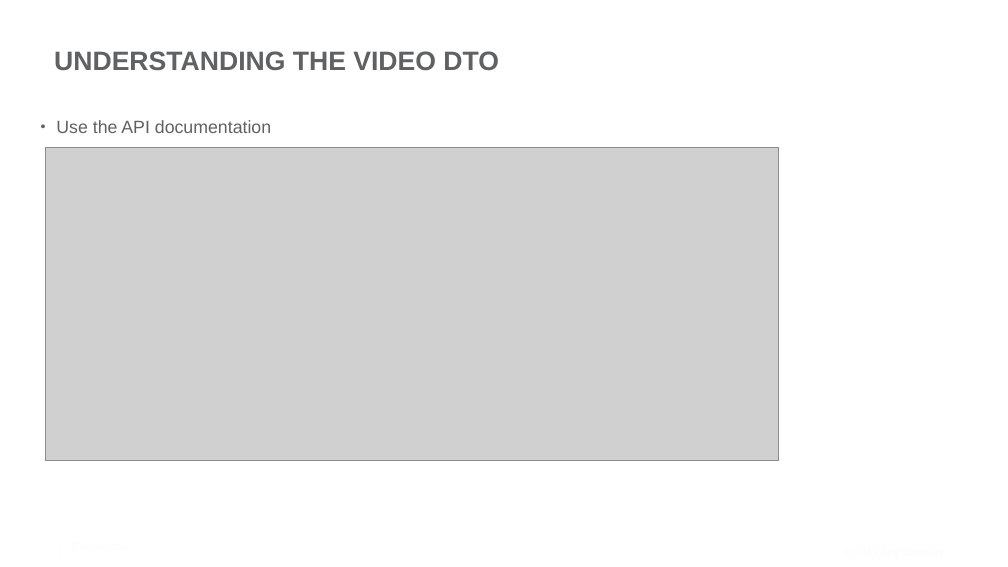
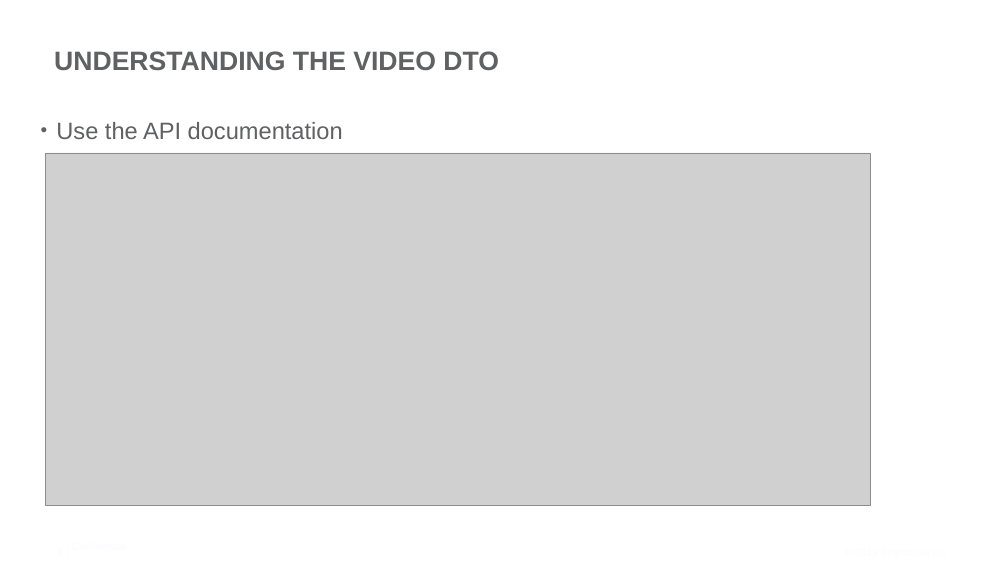
Before and after one commit to BrightcoveLearning/VideoCloudSmartPlayerAPI, a slide deck: slide 3 of VideoSessionsMaterials/v7-accessing-data.pptx. Drawn at 1008x567 pixels with LibreOffice and Linux fonts; fonts in the diff are those of the drawing; grey boxes stand for pictures; background and template pictures are left out. Boxes give left, top, right and bottom in pixels: in the first picture for what was removed or moved away, otherwise in the second. Text is boxed around its words. In the diff, an @@ line names an element or a change of style, - is before the commit and + after.

Commit message:
Creating/Updating slides for video recordings

```diff
--- a/VideoSessionsMaterials/v7-accessing-data.pptx
+++ b/VideoSessionsMaterials/v7-accessing-data.pptx
@@ text "Use the API documentation" at bbox=[56, 122, 343, 139]: size 24 to 32 pt @@
@@ picture: place and size @@
-picture at bbox=[45, 147, 778, 461]
+picture at bbox=[45, 153, 870, 505]
```
Also in this commit, not shown: 2 other slides changed, 9 other files.
